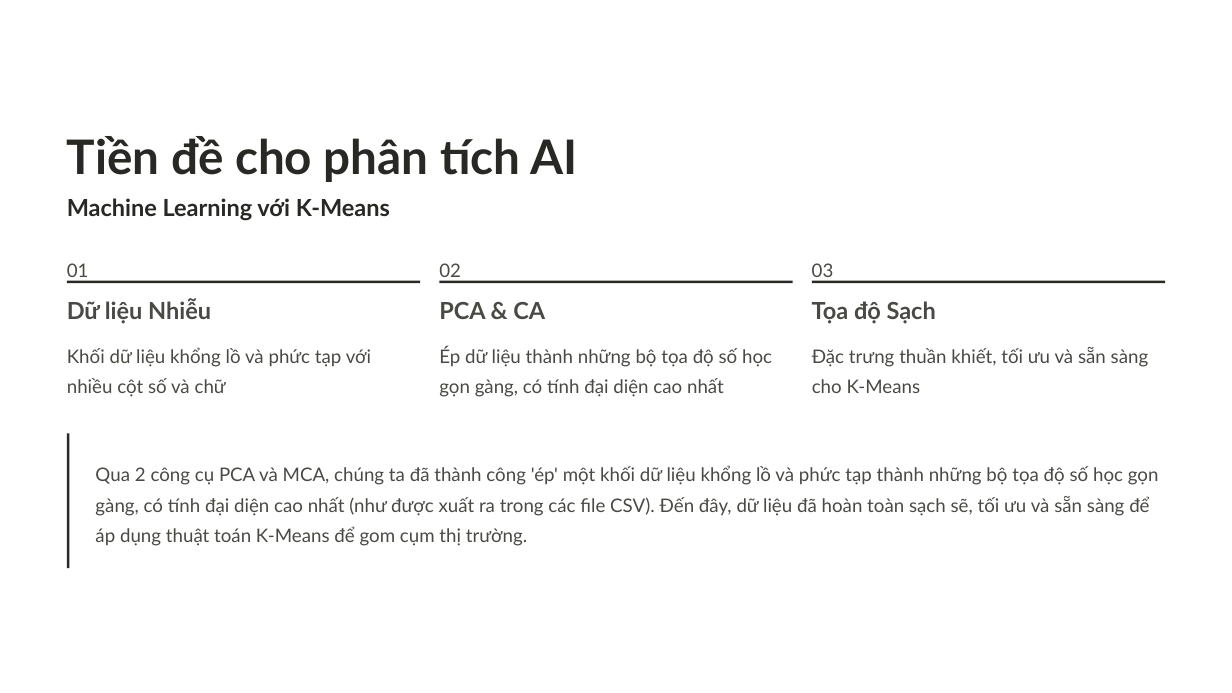
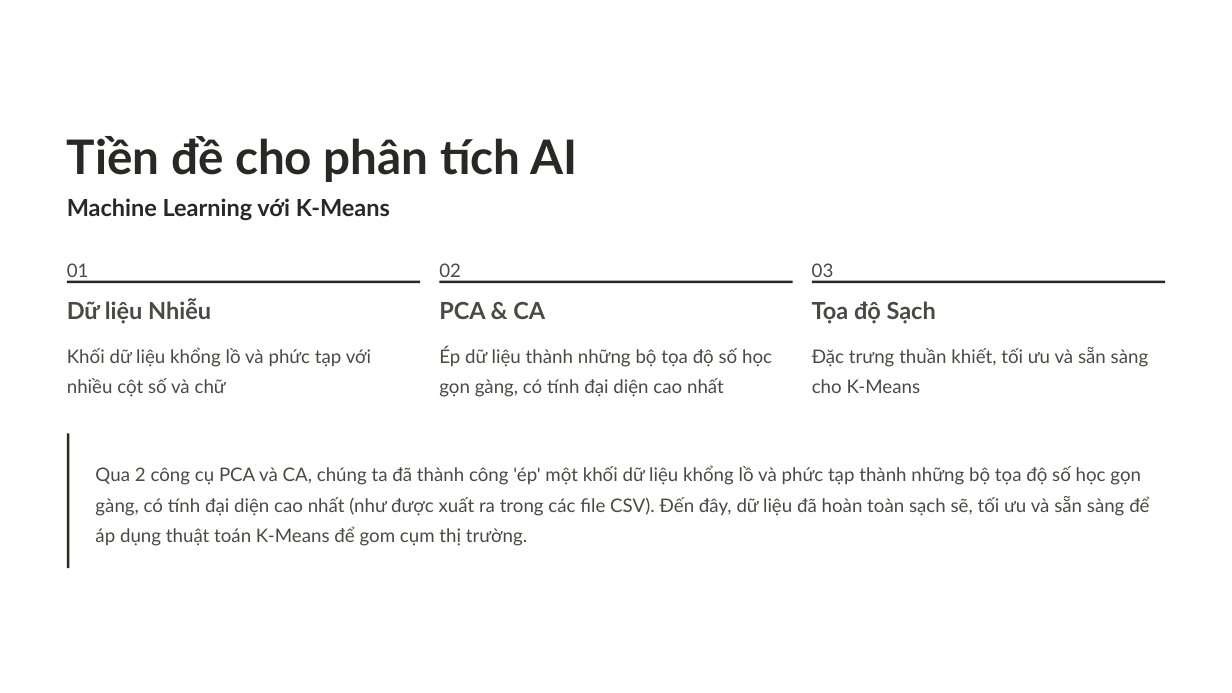
Before and after one commit to lam-vu6868/KhoaHocDuLieu_Anh_Anh_Vu, a slide deck: slide 21 of Anh_Anh_Vu_26TH02.pptx. Drawn at 1232x693 pixels with LibreOffice and Linux fonts; fonts in the diff are those of the drawing; background and template pictures are left out. Boxes give left, top, right and bottom in pixels: in the first picture for what was removed or moved away, otherwise in the second. Text is boxed around its words. In the diff, an @@ line names an element or a change of style, - is before the commit and + after.

```diff
--- a/Anh_Anh_Vu_26TH02.pptx
+++ b/Anh_Anh_Vu_26TH02.pptx
@@ text at [95,465,1149,546]: text changed @@
-Qua 2 công cụ PCA và MCA, chúng ta đã thành công 'ép' một khối dữ liệu khổng lồ và phức tạp thành những bộ tọa độ số học gọn gàng, có tính đại diện cao nhất (như được xuất ra trong các file CSV). Đến đây, dữ liệu đã hoàn toàn sạch sẽ, tối ưu và sẵn sàng để áp dụng thuật toán K-Means để gom cụm thị trường.
+Qua 2 công cụ PCA và CA, chúng ta đã thành công 'ép' một khối dữ liệu khổng lồ và phức tạp thành những bộ tọa độ số học gọn gàng, có tính đại diện cao nhất (như được xuất ra trong các file CSV). Đến đây, dữ liệu đã hoàn toàn sạch sẽ, tối ưu và sẵn sàng để áp dụng thuật toán K-Means để gom cụm thị trường.
```
Also in this commit, not shown: 3 other slides changed, 1 other file.
